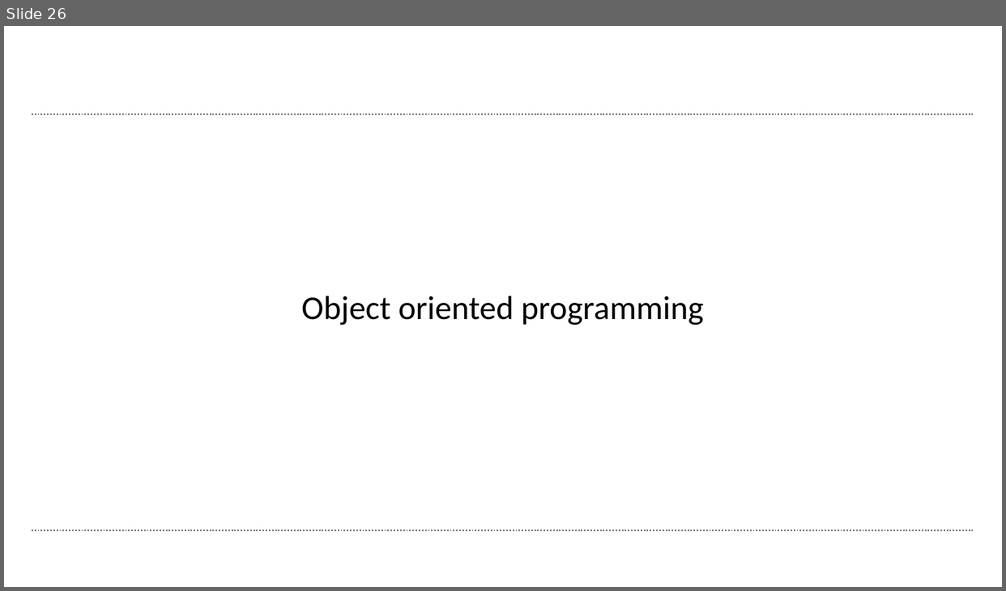
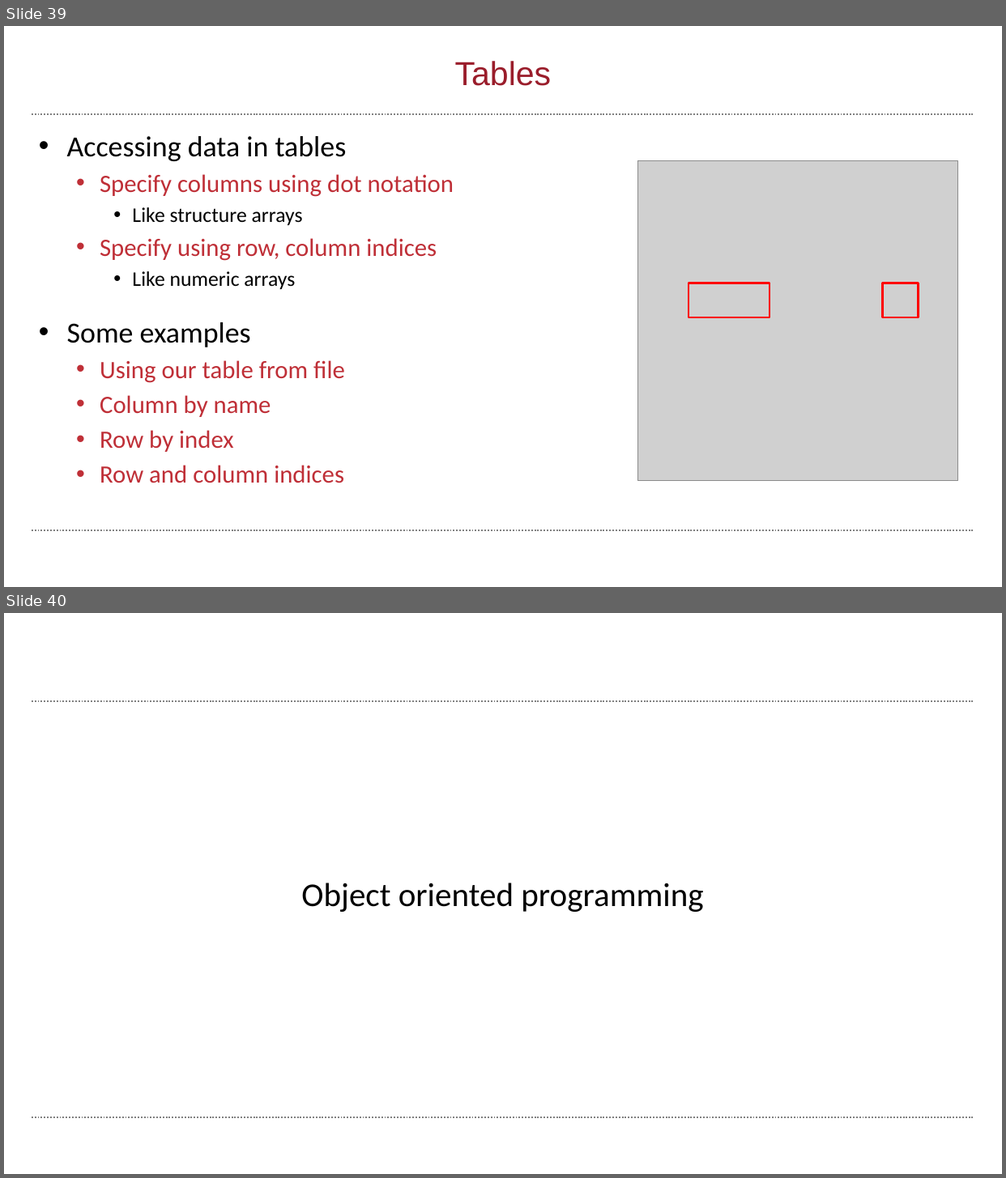
Before and after one commit to wbif-bristol/MATLAB-course, a slide deck: Session 3 - Advanced data structures/MATLAB Session 3.pptx. Shown one above the other, each under a label of ours: slide 26 before the commit, slides 39 and 40 after it. The pictures are 1006x591 and 1006x1178 pixels, drawn with LibreOffice and Linux fonts; fonts in the diff are those of the drawing; grey boxes stand for pictures; background and template pictures are left out. Boxes give left, top, right and bottom in pixels: in the first picture for what was removed or moved away, otherwise in the second. Text is boxed around its words. In the diff, an @@ line names an element or a change of style, - is before the commit and + after.

```diff
--- a/Session 3 - Advanced data structures/MATLAB Session 3.pptx
+++ b/Session 3 - Advanced data structures/MATLAB Session 3.pptx
@@ slide 39 added at [4,26,1002,587], background #FFFFFF; not listed: 2 template elements that a slide beside it also shows @@
@@ title added at [455,61,552,86], 32 pt, text #9A1D2B @@
+Tables
@@ text added at [67,136,454,484], 24 pt, text #BF2F37 @@
+• Accessing data in tables
+  • Specify columns using dot notation
+    • Like structure arrays
+  • Specify using row, column indices
+    • Like numeric arrays
+• Some examples
+  • Using our table from file
+  • Column by name
+  • Row by index
+  • Row and column indices
@@ picture added at [638,161,957,481] @@
@@ rectangle added at [689,284,769,318], outline #FF0000 2 pt @@
@@ rectangle added at [883,284,918,318], outline #FF0000 2 pt @@
@@ what was slide 26 is now slide 40 @@
```
Also in this commit, not shown: 9 slides changed, 18 other slides added, 1 slide removed, 22 other files.
